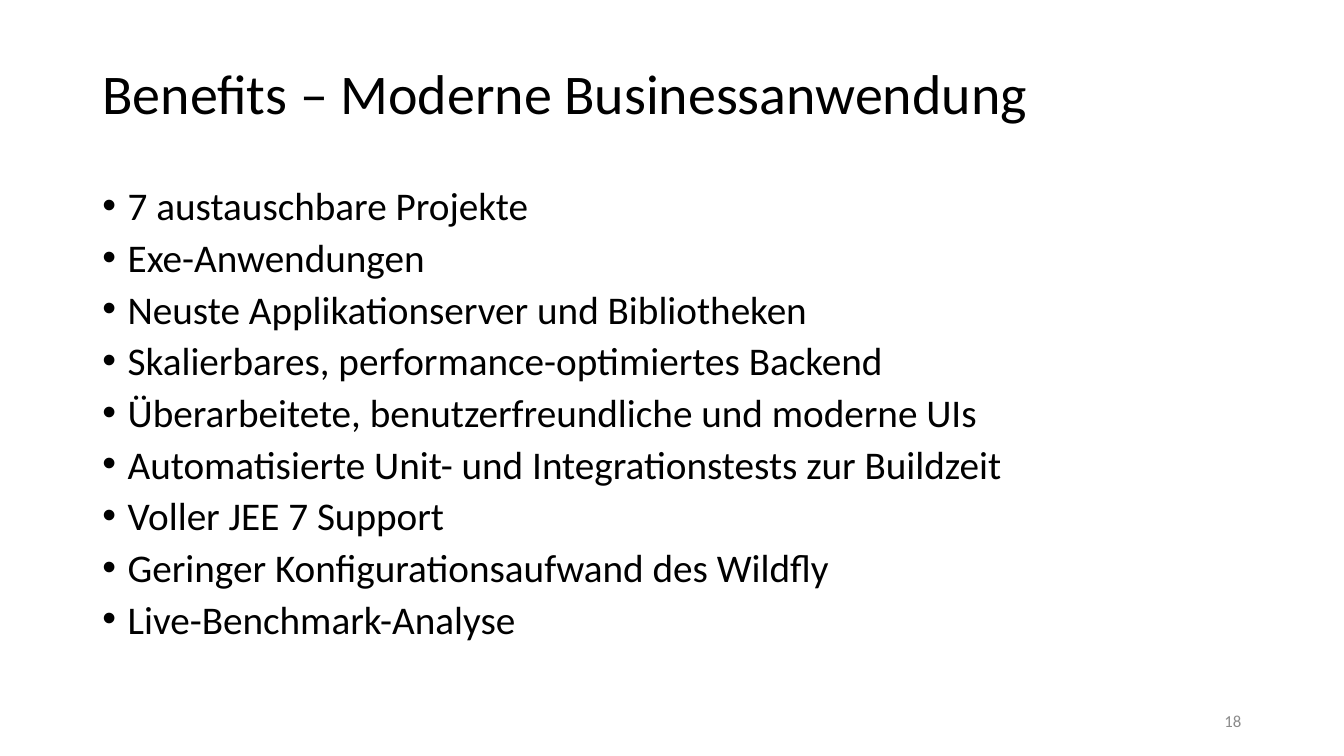
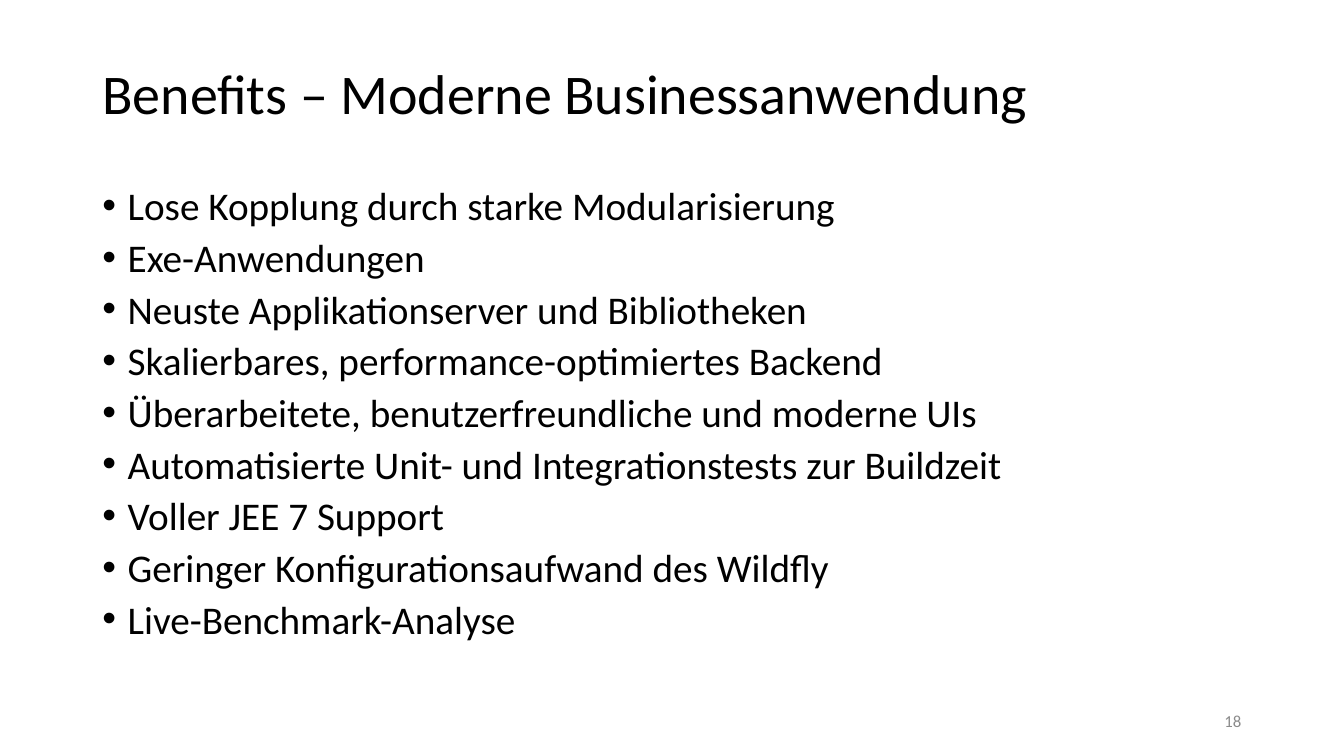
Before and after one commit to chrissike/chatapplication, a slide deck: slide 18 of dokumentation/vortrag.pptx. Drawn at 1344x756 pixels with LibreOffice and Linux fonts; fonts in the diff are those of the drawing; background and template pictures are left out. Boxes give left, top, right and bottom in pixels: in the first picture for what was removed or moved away, otherwise in the second. Text is boxed around its words. In the diff, an @@ line names an element or a change of style, - is before the commit and + after.

```diff
--- a/dokumentation/vortrag.pptx
+++ b/dokumentation/vortrag.pptx
@@ text at <box>128,192,835,227</box>: text changed @@
-• 7 austauschbare Projekte
+• Lose Kopplung durch starke Modularisierung
```
Also in this commit, not shown: 5 other slides changed, 2 other files.
